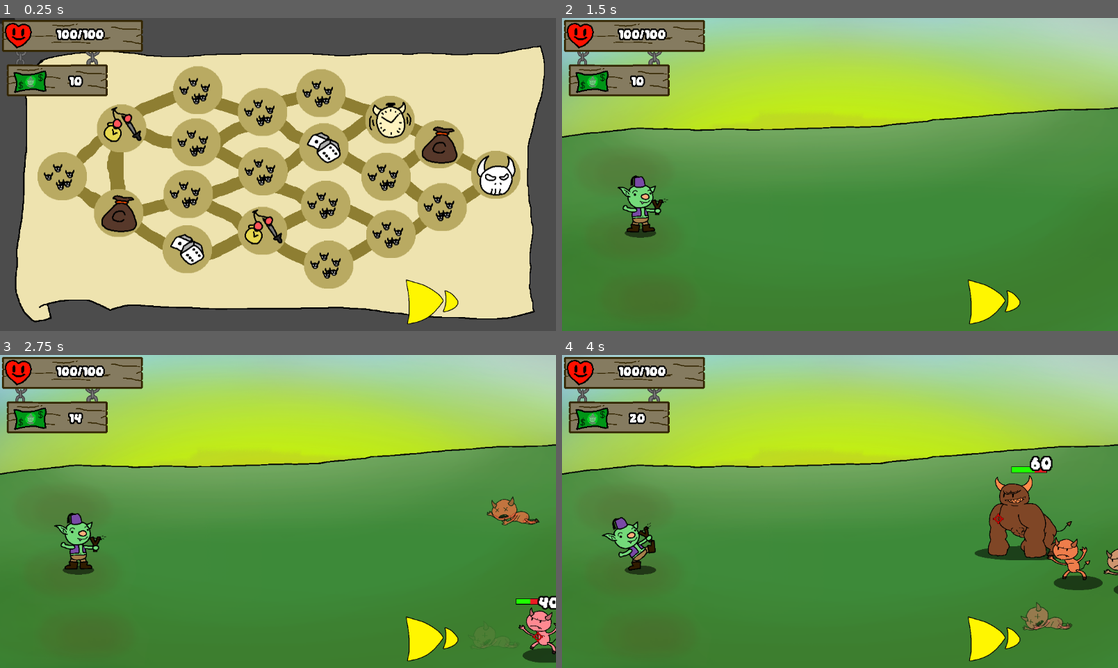
Above: before the commit, frames 1-4 (two rows, left to right).
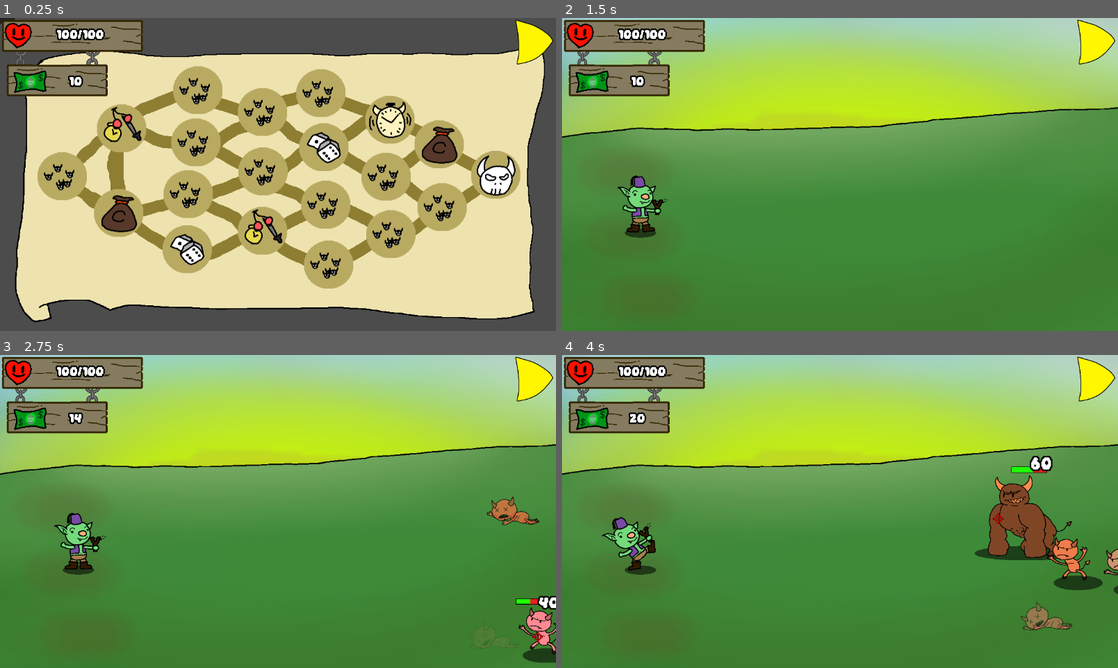
Above: after the commit, the same moments.

Repository: earle-jake97/clicker-game
Game: Godot game, scene res://systems/map/MapView.tscn
Two runs of this game, one before a commit and one after it. Both use one fixed random seed, a clock stepped at 60 frames per second and the inputs below.
Inputs (mouse positions are in pixels of both pictures, inside the frame that each line leads up to; where the layout moved, square brackets give the same spot in the first picture):
- Up to frame 1 (0.25 s): no input
- Up to frame 2 (1.5 s): click (1095, 43) [995, 299] at 0.5 s; tap Enter at 1.25 s; move the mouse to (623, 177) at 1.27 s; hold Up (up) from 1.28 s (still down); click (623, 177) at 1.35 s
- Up to frame 3 (2.75 s): release Up (up) at 2 s; click (533, 380) [433, 636] at 2 s
- Up to frame 4 (4 s): move the mouse to (728, 527) at 2.77 s; hold Down (down) 2.78-3.53 s; click (728, 527) at 2.85 s; move the mouse to (895, 442) at 3.52 s; hold Up (up) from 3.53 s (still down); hold Right mouse button (Hold_Click) from 3.53 s (still down); click (895, 442) at 3.8 s

The runs differ from the first frame. In frame 1, 1.4% of the frame differs, in the area x 73-100%, y 0-98%; in frame 2, 1.4%; in frame 3, 1.4%; in frame 4, 1.4%.

Commit message:
Difficulty scaling and ui change

Diff:
--- a/scenes/Health_bar.tscn
+++ b/scenes/Health_bar.tscn
@@ -210,17 +210,14 @@
 
 [node name="Button" type="TextureButton" parent="."]
 layout_mode = 1
-anchors_preset = 3
+anchors_preset = 1
 anchor_left = 1.0
-anchor_top = 1.0
 anchor_right = 1.0
-anchor_bottom = 1.0
-offset_left = 838.0
-offset_top = 526.0
-offset_right = 1092.0
-offset_bottom = 766.0
+offset_left = 1066.0
+offset_top = 3.0
+offset_right = 1228.0
+offset_bottom = 190.0
 grow_horizontal = 0
-grow_vertical = 0
 scale = Vector2(0.5, 0.5)
 texture_normal = ExtResource("6_qq41d")
 
--- a/scenes/spawn_devil.gd
+++ b/scenes/spawn_devil.gd
@@ -34,40 +34,32 @@
 	min_spawn_time = min_spawn_time * pow(1 - decayRate, difficulty);
 	max_spawn_time = max_spawn_time * pow(1 - decayRate, difficulty)
 	if enemy_scene == DEVIL:
-		if difficulty >= 15:
-			enemy_max_health = enemy_max_health * pow(1 + 0.09, difficulty)
-		else:
-			enemy_max_health += difficulty * 3.5
+
 		min_spawns = max(difficulty * 15, max_spawns)
 		max_spawns = min_spawns + randi_range(0, 5)
 	if enemy_scene == PROJECTILE_DEMON:
 		min_spawns = max(1, round(difficulty/2.0))
-		if difficulty >= 15:
-			enemy_max_health = enemy_max_health * pow(1 + 0.11, difficulty)
-		else:
-			enemy_max_health += difficulty * 18
 		max_spawns = min_spawns
 	if enemy_scene == IMP:
 		if difficulty <= 2:
 			min_spawns = 0
 			max_spawns = 0
 		else:
-			if difficulty >= 15:
-				enemy_max_health = enemy_max_health * pow(1 + 0.09, difficulty)
-			else:
-				enemy_max_health += difficulty * 3.5
 			min_spawns = max(difficulty * 3, max_spawns)
 	if enemy_scene == ENT:
 		if difficulty <= 5:
 			min_spawns = 0
 			max_spawns = 0
 		else:
-			if difficulty >= 15:
-				enemy_max_health = enemy_max_health * pow(1 + 0.12, difficulty)
-			else:
-				enemy_max_health += difficulty * 1.3
-				min_spawns = max(difficulty * 1, max_spawns)
-
+			min_spawns = max(difficulty * 1, max_spawns)
+	if difficulty >= 40:
+		enemy_max_health = enemy_max_health * pow(1 + 0.20, difficulty)
+	elif difficulty >= 25:
+		enemy_max_health = enemy_max_health * pow(1 + 0.14, difficulty)
+	elif difficulty >= 15:
+		enemy_max_health = enemy_max_health * pow(1 + 0.09, difficulty)
+	else:
+		enemy_max_health += difficulty * 3.5
 	spawn_cap = randi_range(min_spawns, max_spawns)
 	next_spawn_time = randf_range(min_spawn_time, max_spawn_time)
 
Binary file changed: sprites/fast_forward.png
